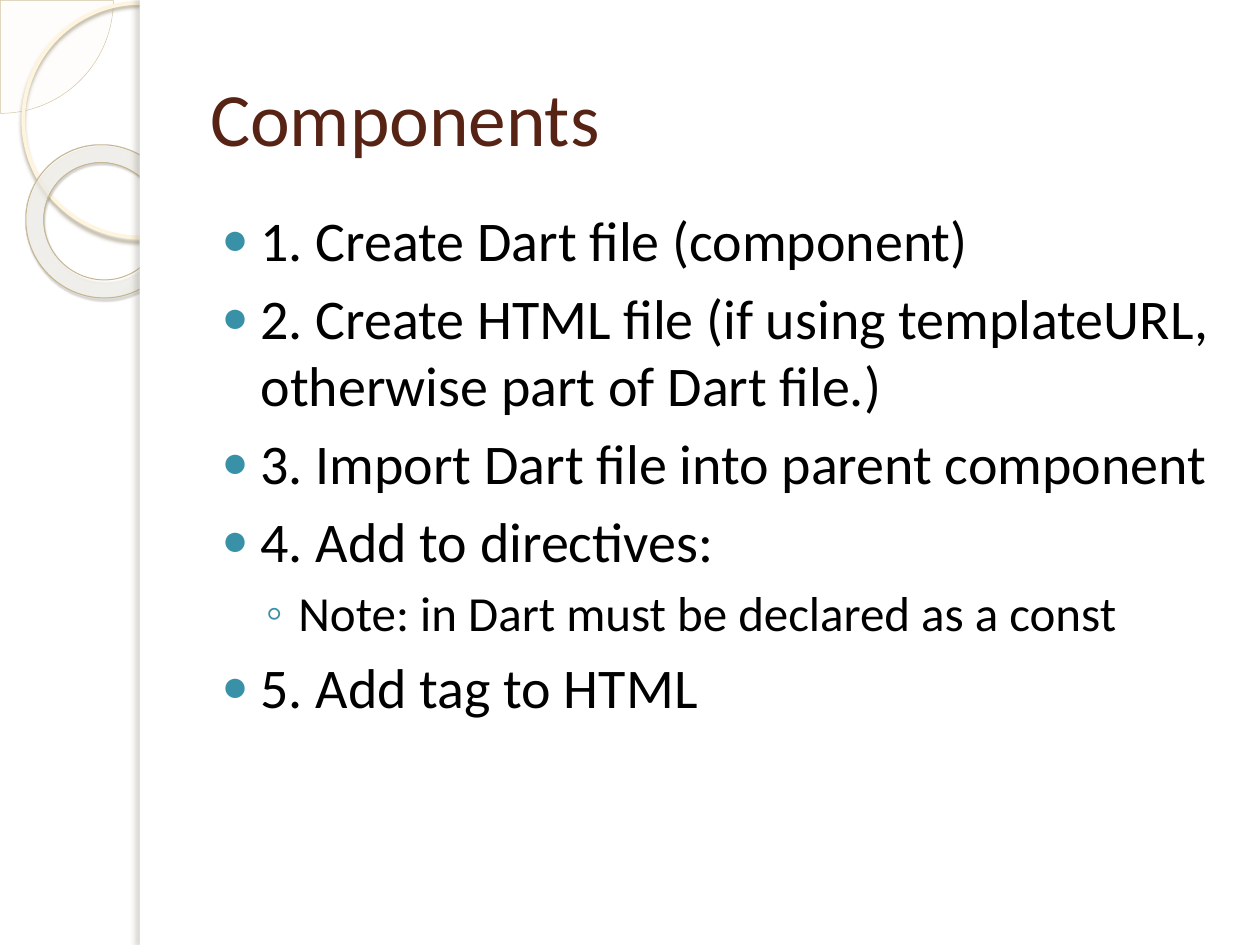
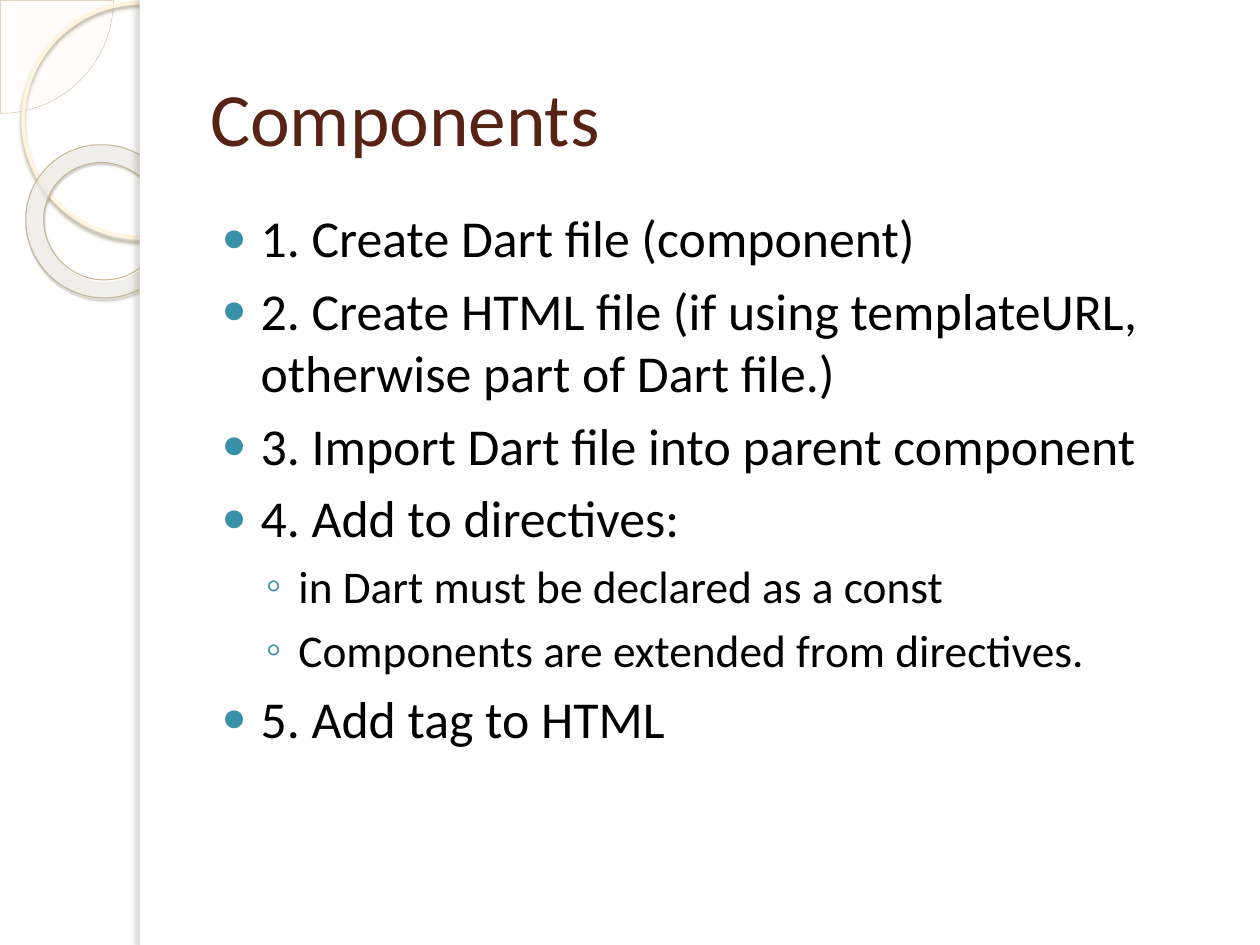
Before and after one commit to cdnielson/angular2presentation, a slide deck: slide 19 of Angular 2.pptx. Drawn at 1260x945 pixels with LibreOffice and Linux fonts; fonts in the diff are those of the drawing; background and template pictures are left out. Boxes give left, top, right and bottom in pixels: in the first picture for what was removed or moved away, otherwise in the second. Text is boxed around its words. In the diff, an @@ line names an element or a change of style, - is before the commit and + after.

Commit message:
pptx fixes

```diff
--- a/Angular 2.pptx
+++ b/Angular 2.pptx
@@ text at (x1=261, y1=219, x2=1137, y2=747): size 32 to 29.6 pt in "1. Create Dart file (component)", "2. Create HTML file (if using templateURL, ...", "3. Import Dart file into parent component", "4. Add to directives:" and 1 more places @@
@@ text at (x1=298, y1=571, x2=1083, y2=675): text changed; size 28 to 25.9 pt @@
-  ◦ Note: in Dart must be declared as a const
+  ◦ in Dart must be declared as a const
+  ◦ Components are extended from directives.
```
